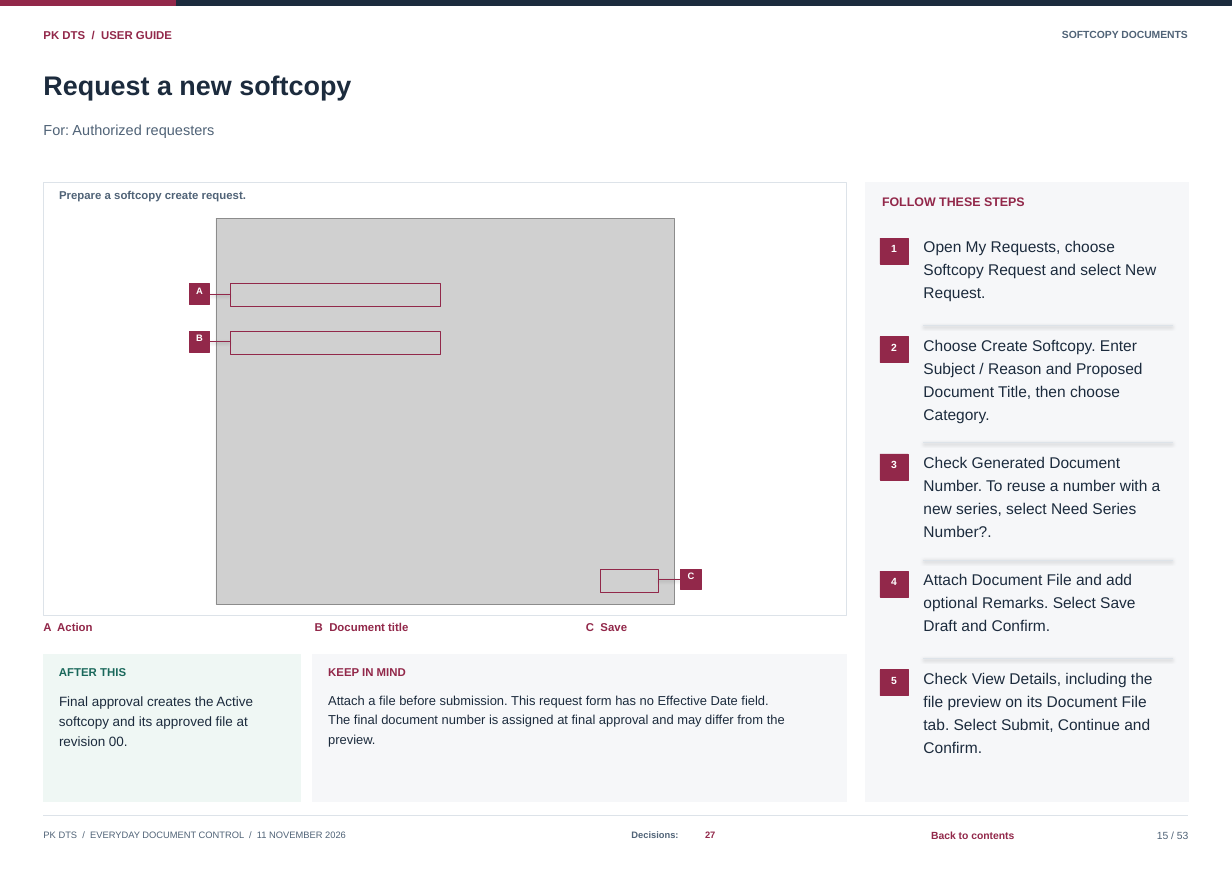
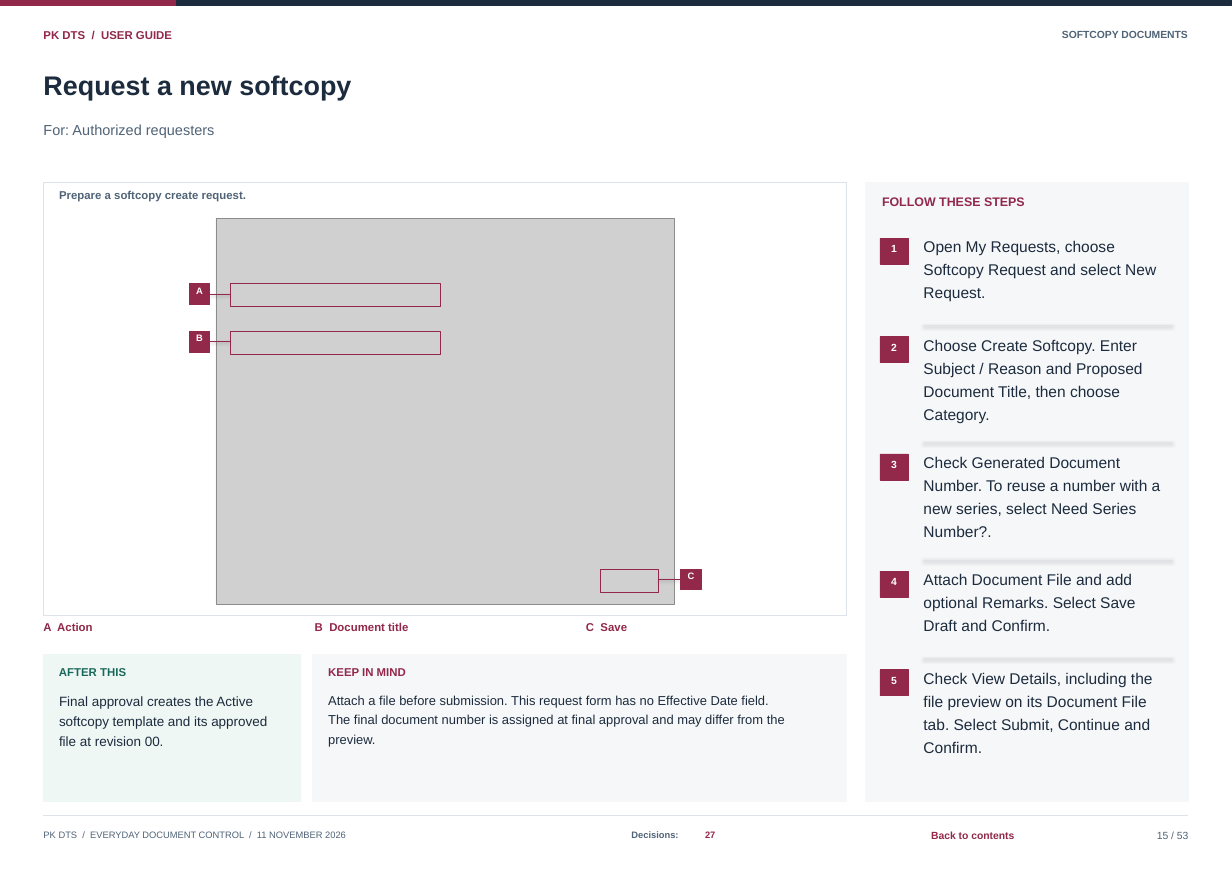
Before and after one commit to curib123/pk_document_tracking_system, a slide deck: slide 15 of docs/system-documentation/PK_DTS_User_Guide.pptx. Drawn at 1232x872 pixels with LibreOffice and Linux fonts; fonts in the diff are those of the drawing; grey boxes stand for pictures. Boxes give left, top, right and bottom in pixels: in the first picture for what was removed or moved away, otherwise in the second. Text is boxed around its words. In the diff, an @@ line names an element or a change of style, - is before the commit and + after.

Commit message:
add pan and zooms in out in fullscreen softcopy and update documents

```diff
--- a/docs/system-documentation/PK_DTS_User_Guide.pptx
+++ b/docs/system-documentation/PK_DTS_User_Guide.pptx
@@ text at (59,716,267,729): text changed @@
-softcopy and its approved file at
+softcopy template and its approved
@@ text at (59,736,164,746): text changed @@
-revision 00.
+file at revision 00.
```
Also in this commit, not shown: 9 other slides changed, 14 other files.
